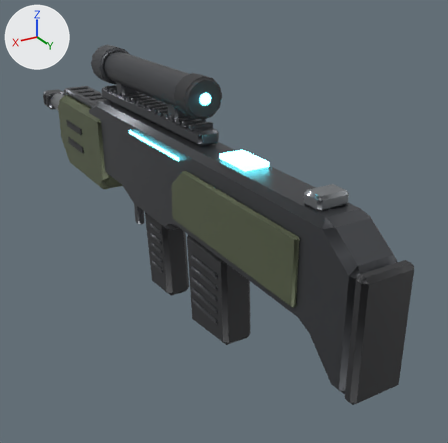
One commit to the FBX model Art/Export/Weapons/SM_SB_BattleRifle.fbx: the scene before it, then after it.
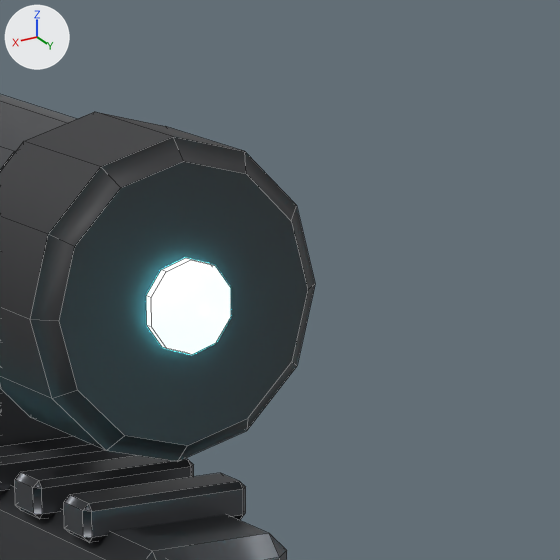
There are two pictures of each version: one whole from a 50 mm lens placed at (0.33, 0.711, 0.277), pointed at (-0.072, 0.04, -0.059), one close up on the part from 40% to 57% of the width and 13% to 30% of the height. The axes (+X, +Y, +Z) are drawn at upper left. The lights are the same throughout. The first two pictures are the older version. The close-ups show mesh edges as thin lines. Vertices at exactly the same position are counted once.

Names of what the first close-up shows: 'SM_SB_BattleRifle'.
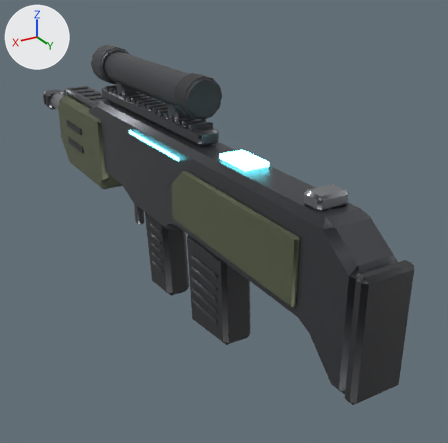
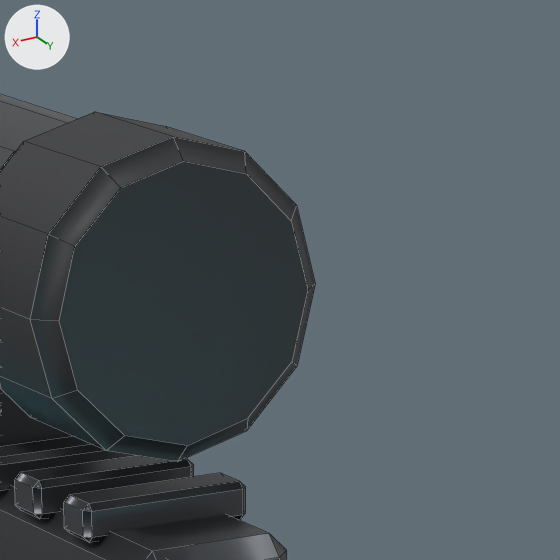
Location of each change, [x1, y1, x2, y2] in pixels of the close-ups (560 x 560 px):
part 1 of me_sm_sb_battlerifle, deleted
    before: [146, 258, 231, 355]

What the commit changed:
me_sm_sb_battlerifle is used by ob_sm_sb_battlerifle; location (0.0, 0.0, 0.0); rotation (0.0, -3.142, 0.0), in degrees (0, -180, 0); scale (-0.01, -0.01, -0.01).
me_sm_sb_battlerifle had 1782 vertices, 1791 faces and spanned x -3.2..3.2, y -41.3..48.0, z -15.5..15.8.
me_sm_sb_battlerifle now has 1762 vertices, 1779 faces and spans x -3.2..3.2, y -41.3..48.0, z -15.5..15.8.
me_sm_sb_battlerifle part 1: the loose piece of 20 vertices spanning x -0.7..0.7, y -12.2..-12.0, z 12.5..13.9 is deleted.
